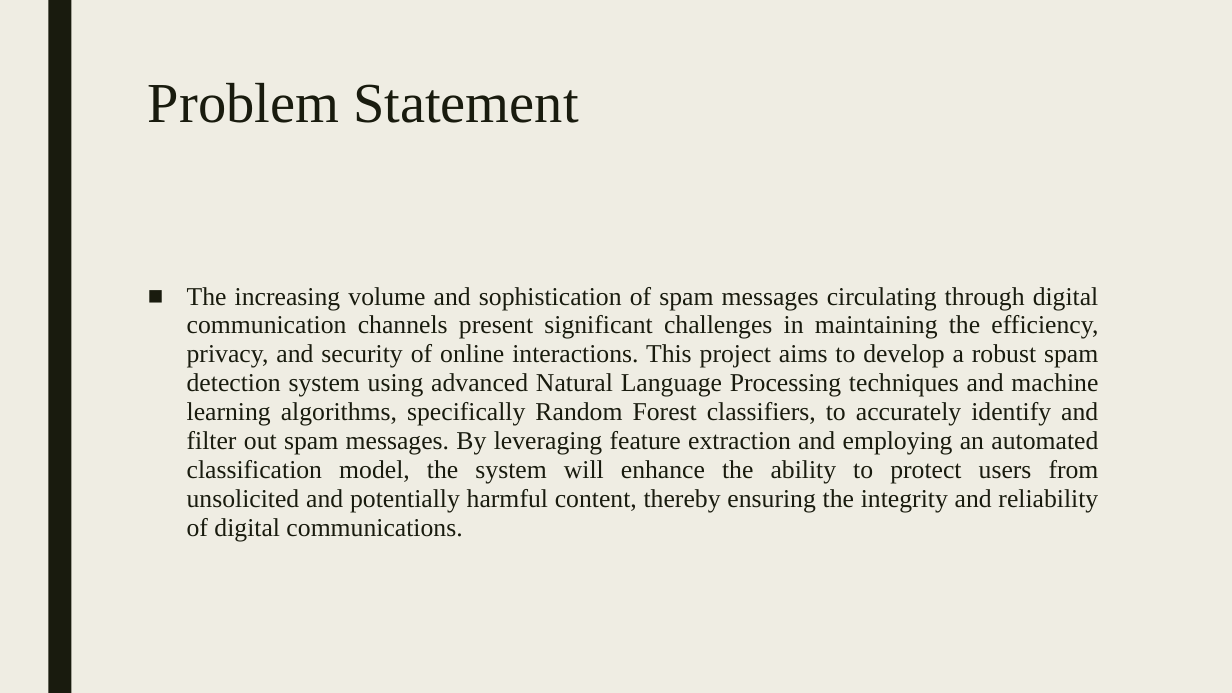
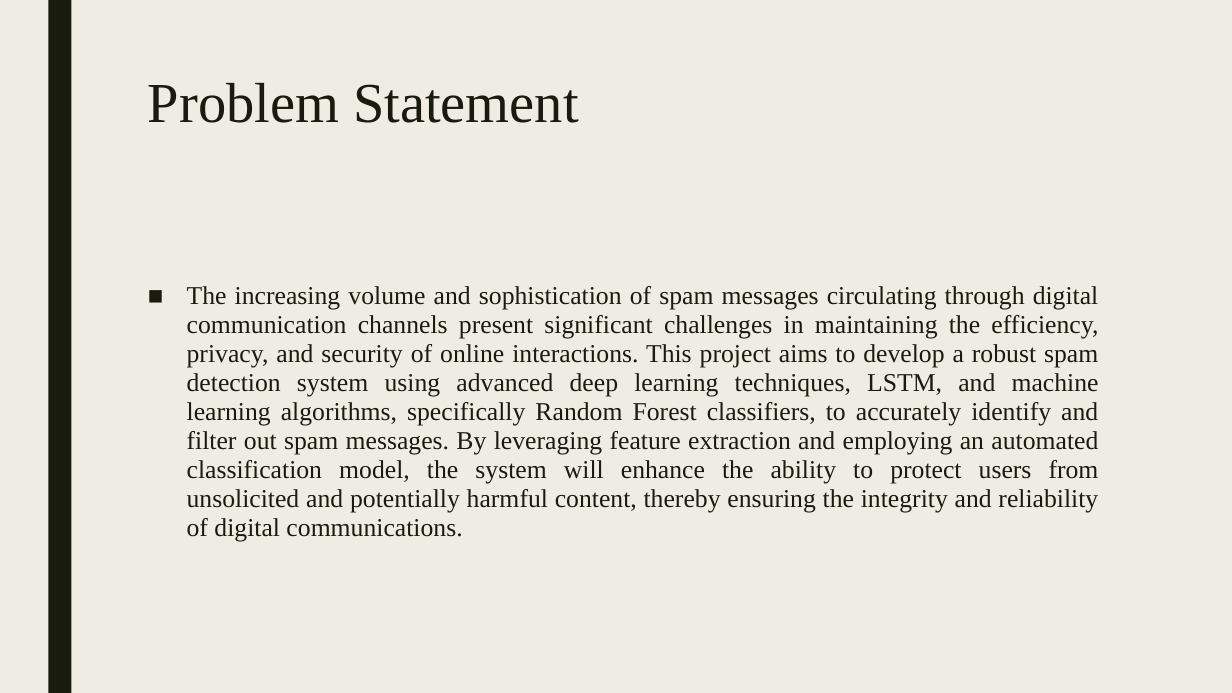
Before and after one commit to PremSai98160/NNDL_Project, a slide deck: slide 3 of NNDL project.pptx (slide 6 before the commit). Drawn at 1232x693 pixels with LibreOffice and Linux fonts; fonts in the diff are those of the drawing. Boxes give left, top, right and bottom in pixels: in the first picture for what was removed or moved away, otherwise in the second. Text is boxed around its words. In the diff, an @@ line names an element or a change of style, - is before the commit and + after.

```diff
--- a/NNDL project.pptx
+++ b/NNDL project.pptx
@@ text at [187,286,1099,542]: text changed @@
-■ The increasing volume and sophistication of spam messages circulating through digital communication channels present significant challenges in maintaining the efficiency, privacy, and security of online interactions. This project aims to develop a robust spam detection system using advanced Natural Language Processing techniques and machine learning algorithms, specifically Random Forest classifiers, to accurately identify and filter out spam messages. By leveraging feature extraction and employing an automated classification model, the system will enhance the ability to protect users from unsolicited and potentially harmful content, thereby ensuring the integrity and reliability of digital communications.
+■ The increasing volume and sophistication of spam messages circulating through digital communication channels present significant challenges in maintaining the efficiency, privacy, and security of online interactions. This project aims to develop a robust spam detection system using advanced deep learning techniques, LSTM, and machine learning algorithms, specifically Random Forest classifiers, to accurately identify and filter out spam messages. By leveraging feature extraction and employing an automated classification model, the system will enhance the ability to protect users from unsolicited and potentially harmful content, thereby ensuring the integrity and reliability of digital communications.
```
Also in this commit, not shown: 3 other slides changed, 1 slide added, 4 slides removed, 7 other files.
